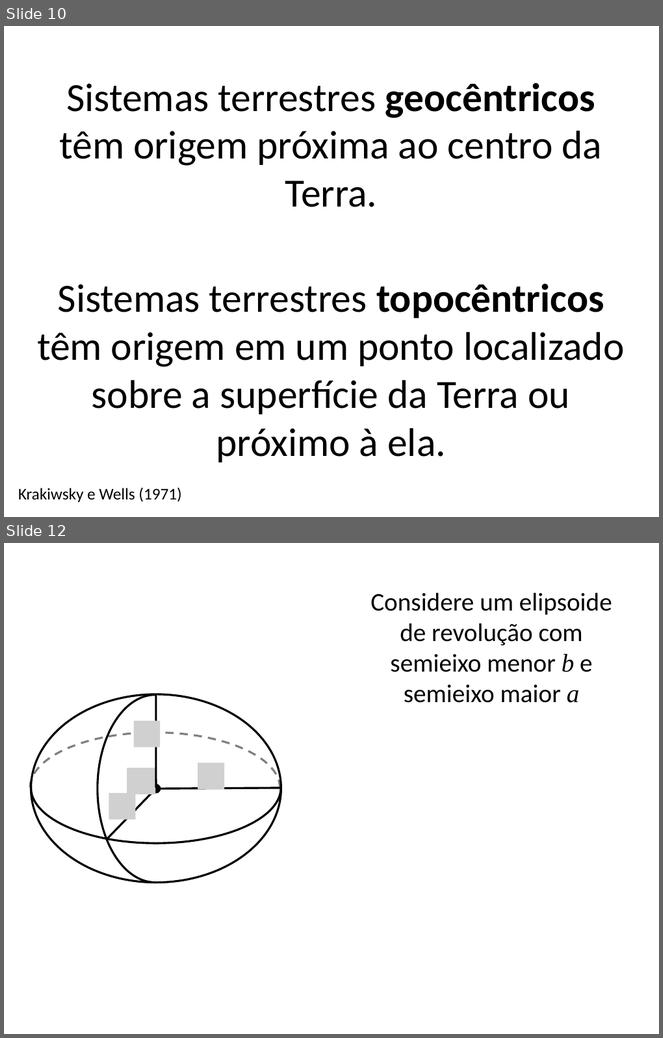
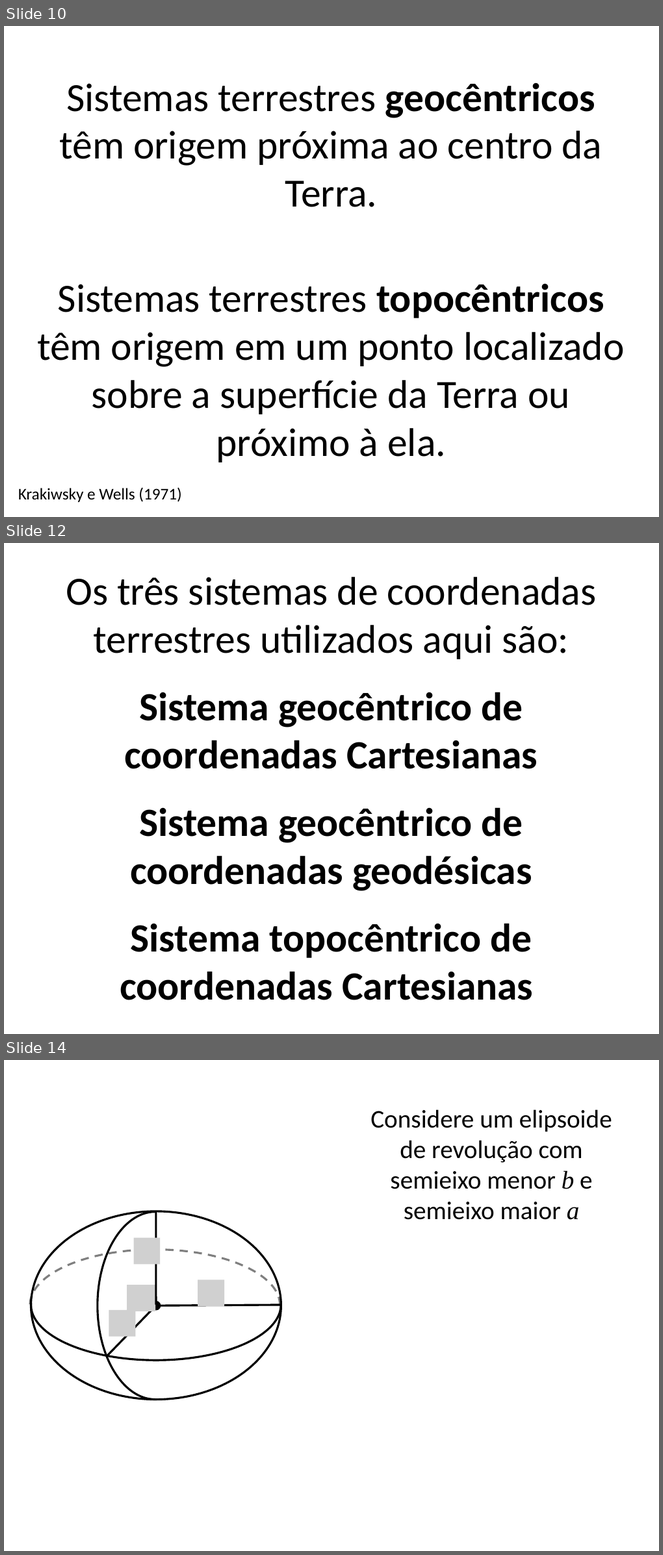
Before and after one commit to pinga-lab/CE-VII-SimBGf-2016, a slide deck: slides/3_sistemas_coordenadas.pptx. Shown one above the other, each under a label of ours: slides 10 and 12 before the commit, slides 10, 12 and 14 after it; the slides between them are not shown. The pictures are 663x1038 and 663x1555 pixels, drawn with LibreOffice and Linux fonts; fonts in the diff are those of the drawing; grey boxes stand for pictures. Boxes give left, top, right and bottom in pixels: in the first picture for what was removed or moved away, otherwise in the second. Text is boxed around its words. In the diff, an @@ line names an element or a change of style, - is before the commit and + after.

Commit message:
sistemas de coordenadas sem as transformacoes

```diff
--- a/slides/3_sistemas_coordenadas.pptx
+++ b/slides/3_sistemas_coordenadas.pptx
@@ slide 12 added at bbox=[4, 543, 659, 1034], background #FFFFFF @@
@@ text added at bbox=[66, 577, 597, 1001], 44 pt, text #000000, bold @@
+Os três sistemas de coordenadas terrestres utilizados aqui são:
+Sistema geocêntrico de coordenadas Cartesianas
+Sistema geocêntrico de coordenadas geodésicas
+Sistema topocêntrico de coordenadas Cartesianas
@@ what was slide 12 is now slide 14 @@
```
Also in this commit, not shown: 8 slides changed, 13 other slides added, 4 slides removed.
